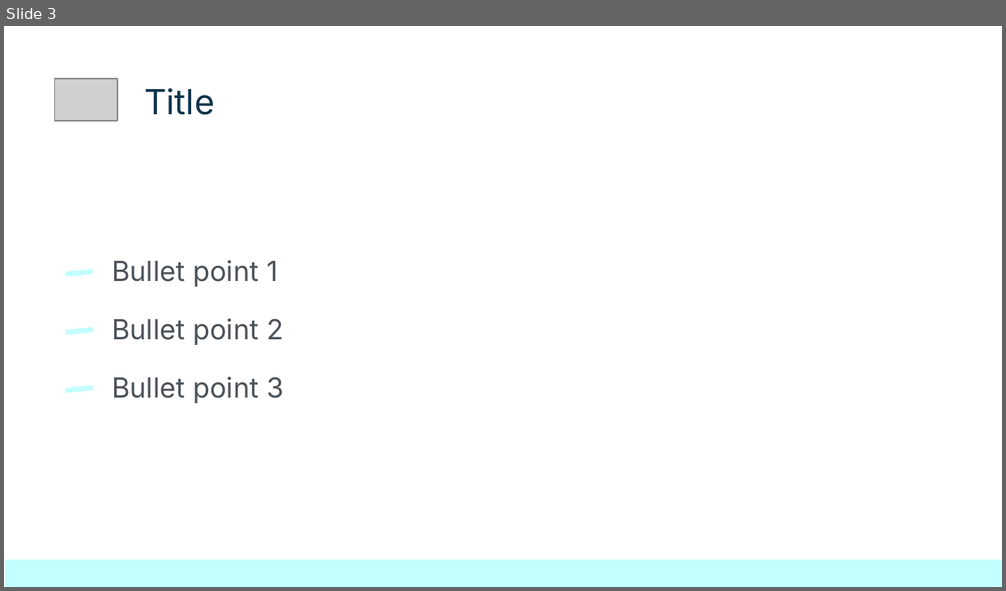
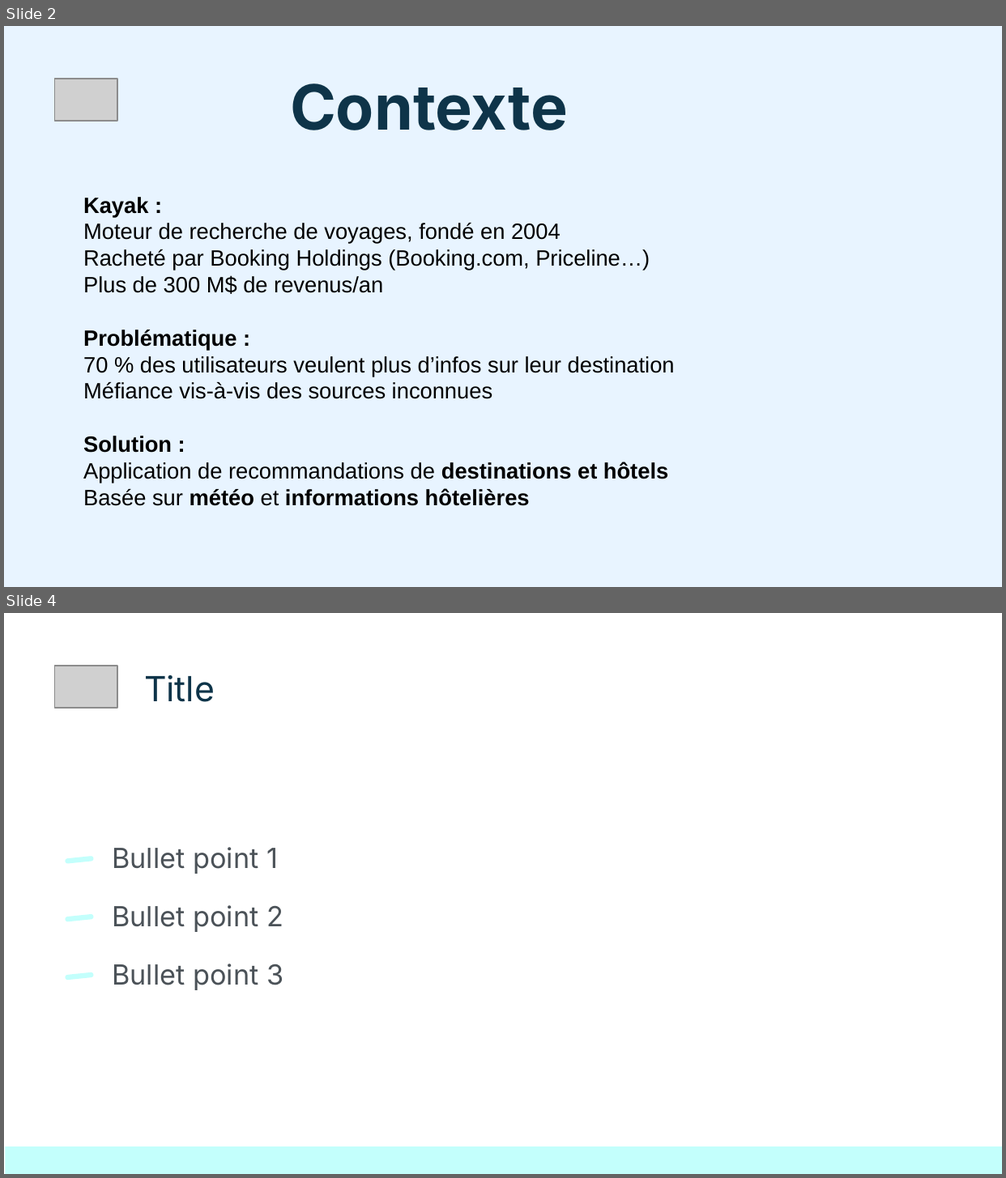
Before and after one commit to Nath-data13/DSFS_certif_2025, a slide deck: Bloc1/bloc1_kayak.pptx. Shown one above the other, each under a label of ours: slide 3 before the commit, slides 2 and 4 after it; the slides between them are not shown. The pictures are 1006x591 and 1006x1178 pixels, drawn with LibreOffice and Linux fonts; fonts in the diff are those of the drawing; grey boxes stand for pictures. Boxes give left, top, right and bottom in pixels: in the first picture for what was removed or moved away, otherwise in the second. Text is boxed around its words. In the diff, an @@ line names an element or a change of style, - is before the commit and + after.

```diff
--- a/Bloc1/bloc1_kayak.pptx
+++ b/Bloc1/bloc1_kayak.pptx
@@ slide 2 added at bbox=[4, 26, 1002, 587], background #E8F4FF @@
@@ picture added at bbox=[55, 79, 117, 121] @@
@@ title added at bbox=[290, 84, 568, 130], 45 pt, text #0E3449, bold @@
+Contexte
@@ text added at bbox=[83, 197, 675, 506], 16 pt, text #000000 @@
+Kayak :
+Moteur de recherche de voyages, fondé en 2004
+Racheté par Booking Holdings (Booking.com, Priceline…)
+Plus de 300 M$ de revenus/an
+Problématique :
+70 % des utilisateurs veulent plus d’infos sur leur destination
+Méfiance vis-à-vis des sources inconnues
+Solution :
+Application de recommandations de destinations et hôtels
+Basée sur météo et informations hôtelières
@@ what was slide 3 is now slide 4 @@
```
Also in this commit, not shown: 1 slide changed, 1 other slide added, 1 slide removed, 44 other files.
